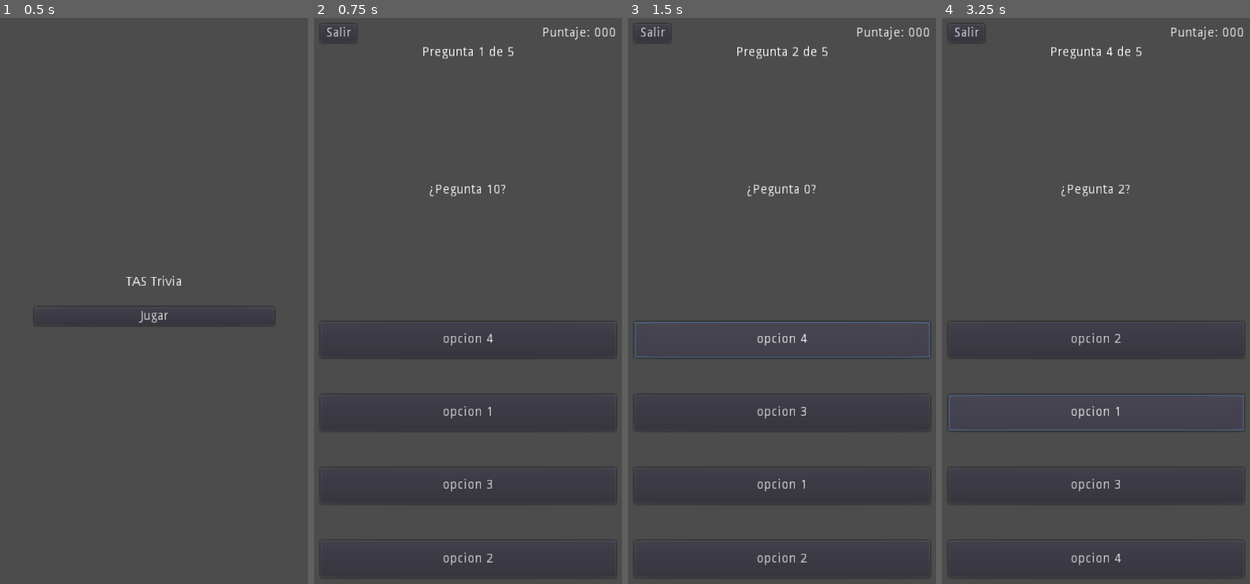
Above: before the commit, frames 1-4 (left to right).
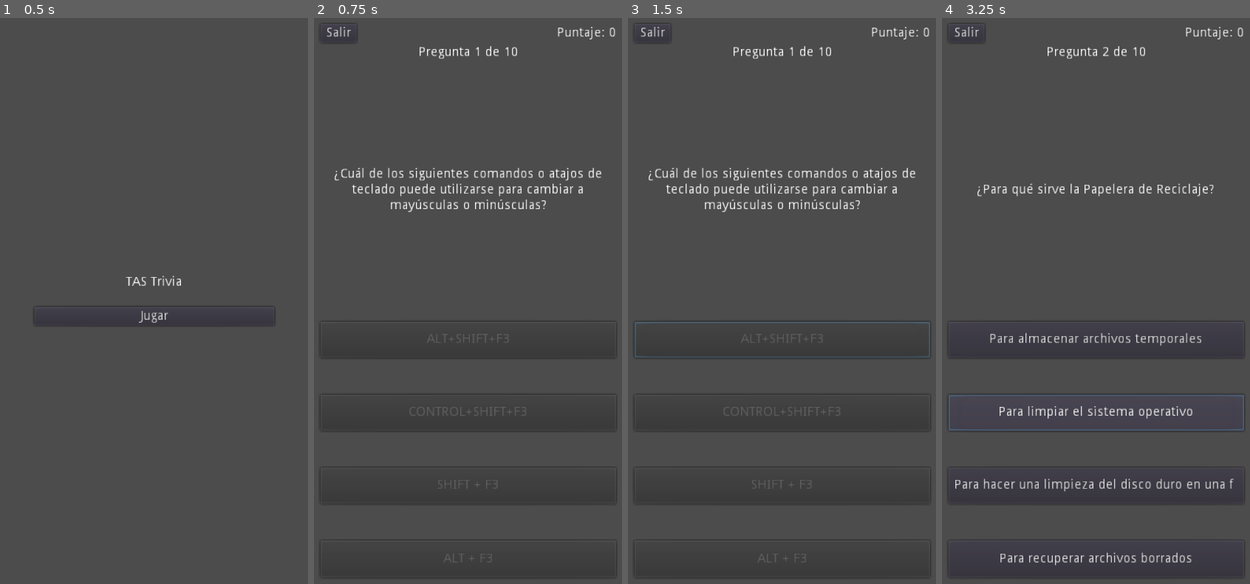
Above: after the commit, the same moments.

Repository: alejandrotolaba/TASTrivia
Game: Godot game, scene res://scenes/MainMenu.tscn
The game is run twice, just before and just after one commit, with the same random seed, the same clock (stepped at 60 frames per second) and the same inputs.
Inputs (mouse positions are in pixels of both pictures, inside the frame that each line leads up to):
- Up to frame 1 (0.5 s): no input
- Up to frame 2 (0.75 s): click "Jugar" at 0.5 s
- Up to frame 3 (1.5 s): click (782, 340) at 1.25 s, where only the run before the commit has a clickable "opcion 4"
- Up to frame 4 (3.25 s): click "opcion 4" (after the commit: "ALT+SHIFT+F3") at 2 s; click (1096, 414) at 2.75 s, where only the run before the commit has a clickable "opcion 2"

Frame 1 is identical in both runs. In frame 2, 2.5% of the frame differs, in the area x 6-96%, y 1-97%; in frame 3, 2.5%; in frame 4, 3.0%, in the area x 4-96%, y 1-97%.

Commit message:
Corregido el rng para preguntas y opciones y agregado un singleton con puntajes

Diff:
--- a/data/preguntas.json
+++ b/data/preguntas.json
@@ -1,62 +1,82 @@
 [
 	{
-		"pregunta": "¿Pegunta 1?",
-		"opciones": ["opcion 1", "opcion 2", "opcion 3", "opcion 4"]
+		"pregunta": "¿Qué significa Wi-Fi?",
+		"opciones": ["Wireless fidelity", "Wiggly fibres", "wireless fings", "windex fiding"]
 	},
 	{
-		"pregunta": "¿Pegunta 2?",
-		"opciones": ["opcion 1", "opcion 2", "opcion 3", "opcion 4"]
+		"pregunta": "¿Para qué sirve la Papelera de Reciclaje?",
+		"opciones": ["Para recuperar archivos borrados", "Para almacenar archivos temporales", "Para limpiar el sistema operativo", "Para hacer una limpieza del disco duro en una fecha programada"]
 	},
 	{
-		"pregunta": "¿Pegunta 3?",
-		"opciones": ["opcion 1", "opcion 2", "opcion 3", "opcion 4"]
+		"pregunta": "¿Qué atajo de teclas usamos para cerrar una ventana en Windows?",
+		"opciones": ["Alt + F4", "Shift + F4", "Crtl + F4", "Ctrl + S"]
 	},
 	{
-		"pregunta": "¿Pegunta 4?",
-		"opciones": ["opcion 1", "opcion 2", "opcion 3", "opcion 4"]
+		"pregunta": "¿Cuál de los siguientes es un periferico de entrada/salida?",
+		"opciones": ["Módem de Internet", "Teclado", "Impresora", "Escáner"]
 	},
 	{
-		"pregunta": "¿Pegunta 5?",
-		"opciones": ["opcion 1", "opcion 2", "opcion 3", "opcion 4"]
+		"pregunta": "¿Cuál de los siguientes es un periférico de entrada?",
+		"opciones": ["Teclado", "Monitor", "Parlante", "Impresora"]
 	},
 	{
-		"pregunta": "¿Pegunta 6?",
-		"opciones": ["opcion 1", "opcion 2", "opcion 3", "opcion 4"]
+		"pregunta": "¿Cuál de los siguientes es un periférico de entrada?",
+		"opciones": ["Mouse", "Monitor", "Parlante", "Impresora"]
 	},
 	{
-		"pregunta": "¿Pegunta 7?",
-		"opciones": ["opcion 1", "opcion 2", "opcion 3", "opcion 4"]
+		"pregunta": "¿Cuál de los siguientes es un periférico de entrada?",
+		"opciones": ["Microfono", "Monitor", "Parlante", "Impresora"]
 	},
 	{
-		"pregunta": "¿Pegunta 8?",
-		"opciones": ["opcion 1", "opcion 2", "opcion 3", "opcion 4"]
+		"pregunta": "¿Cuál de los siguientes es un periférico de salida?",
+		"opciones": ["Monitor", "Teclado", "Mouse", "Joypad"]
 	},
 	{
-		"pregunta": "¿Pegunta 9?",
-		"opciones": ["opcion 1", "opcion 2", "opcion 3", "opcion 4"]
+		"pregunta": "¿Cuál de los siguientes es un periférico de salida?",
+		"opciones": ["Parlante", "Teclado", "Mouse", "Joypad"]
 	},
 	{
-		"pregunta": "¿Pegunta 0?",
-		"opciones": ["opcion 1", "opcion 2", "opcion 3", "opcion 4"]
+		"pregunta": "¿Cuál de los siguientes es un periférico de salida?",
+		"opciones": ["Impresora", "Teclado", "Mouse", "Joypad"]
 	},
 	{
-		"pregunta": "¿Pegunta 10?",
-		"opciones": ["opcion 1", "opcion 2", "opcion 3", "opcion 4"]
+		"pregunta": "¿Qué dispositivo se utiliza para la digitalización de imágenes y texto?",
+		"opciones": ["Escáner", "Joystick.", "Módem.", "Pantallas táctiles"]
 	},
 	{
-		"pregunta": "¿Pegunta 11?",
-		"opciones": ["opcion 1", "opcion 2", "opcion 3", "opcion 4"]
+		"pregunta": "¿Como se llaman los puntos que componen la imagen de una fotografía digital?",
+		"opciones": ["Píxeles", "Puntos de resolución", "Puntos digitales", "Voxeles"]
 	},
 	{
-		"pregunta": "¿Pegunta 12?",
-		"opciones": ["opcion 1", "opcion 2", "opcion 3", "opcion 4"]
+		"pregunta": "¿Qué es Windows?",
+		"opciones": ["Un sistema operativo", "Un editor de Imágenes", "Un utilitario", "Un Disco Rígido"]
 	},
 	{
-		"pregunta": "¿Pegunta 13?",
-		"opciones": ["opcion 1", "opcion 2", "opcion 3", "opcion 4"]
+		"pregunta": "¿Que teclas de acceso rapido usamos para copiar un texto?",
+		"opciones": ["CTRL+C", "CTRL+V", "ALT+C", "SHIFT+V"]
 	},
 	{
-		"pregunta": "¿Pegunta 14?",
-		"opciones": ["opcion 1", "opcion 2", "opcion 3", "opcion 4"]
+		"pregunta": "¿Cuál de los siguientes comandos o atajos de teclado puede utilizarse para cambiar a mayúsculas o minúsculas?",
+		"opciones": ["SHIFT + F3", "CONTROL+SHIFT+F3", "ALT + F3", "ALT+SHIFT+F3"]
+	},
+	{
+		"pregunta": "¿Cuál de estos sistemas operativos nunca vio la luz?",
+		"opciones": ["Windows 9", "10Q4OS 3", "BeOS", "Peppermint"]
+	},
+	{
+		"pregunta": "¿Como se  llama un conjunto de 8 bits?",
+		"opciones": ["byte", "butt", "byttes", "bitys"]
+	},
+	{
+		"pregunta": "¿Como se llama la parte fisica de un ordenador?",
+		"opciones": ["Hardware", "Firmaware", "Software", "Adware"]
+	},
+	{
+		"pregunta": "¿Cuál de los siguientes elementos forma parte del hardware de un computador?",
+		"opciones": ["Teclado", "Programas", "Sistema Operativo", "Archivos"]
+	},
+	{
+		"pregunta": "Si quieres participar en una clase virtual, ¿qué periféricos debes tener conectados a tu computador?",
+		"opciones": ["Microfono-Camara", "Impresora", "Unidad DVD-ROM", "USB"]
 	}
 ]
--- a/data/preguntas_dificultad.json
+++ b/data/preguntas_dificultad.json
@@ -14,16 +14,40 @@
 			"opciones": ["Alt + F4", "Shift + F4", "Crtl + F4", "Ctrl + S"]
 		},
 		{
-			"pregunta": "¿Cuál de los siguientes periféricos es de entrada/salida?",
+			"pregunta": "¿Cuál de los siguientes es un periferico de entrada/salida?",
 			"opciones": ["Módem de Internet", "Teclado", "Impresora", "Escáner"]
 		},
 		{
-			"pregunta": "¿Qué dispositivo se uti liza para la digitalización de imágenes y  texto?",
+			"pregunta": "¿Cuál de los siguientes es un periférico de entrada?",
+			"opciones": ["Teclado", "Monitor", "Parlante", "Impresora"]
+		},
+		{
+			"pregunta": "¿Cuál de los siguientes es un periférico de entrada?",
+			"opciones": ["Mouse", "Monitor", "Parlante", "Impresora"]
+		},
+		{
+			"pregunta": "¿Cuál de los siguientes es un periférico de entrada?",
+			"opciones": ["Microfono", "Monitor", "Parlante", "Impresora"]
+		},
+		{
+			"pregunta": "¿Cuál de los siguientes es un periférico de salida?",
+			"opciones": ["Monitor", "Teclado", "Mouse", "Joypad"]
+		},
+		{
+			"pregunta": "¿Cuál de los siguientes es un periférico de salida?",
+			"opciones": ["Parlante", "Teclado", "Mouse", "Joypad"]
+		},
+		{
+			"pregunta": "¿Cuál de los siguientes es un periférico de salida?",
+			"opciones": ["Impresora", "Teclado", "Mouse", "Joypad"]
+		},
+		{
+			"pregunta": "¿Qué dispositivo se utiliza para la digitalización de imágenes y texto?",
 			"opciones": ["Escáner", "Joystick.", "Módem.", "Pantallas táctiles"]
 		},
 		{
 			"pregunta": "¿Como se llaman los puntos que componen la imagen de una fotografía digital?",
-			"opciones": ["Píxeles", "Puntos de resolución", "Puntos digitales", "puntos de color"]
+			"opciones": ["Píxeles", "Puntos de resolución", "Puntos digitales", "Voxeles"]
 		},
 		{
 			"pregunta": "¿Qué es Windows?",
@@ -47,29 +71,29 @@
 		},
 		{
 			"pregunta": "¿Como se llama la parte fisica de un ordenador?",
-			"opciones": ["hardware", "flimaware", "software", "adware"]
+			"opciones": ["Hardware", "Firmaware", "Software", "Adware"]
 		},
 		{
 			"pregunta": "¿Cuál de los siguientes elementos forma parte del hardware de un computador?",
-			"opciones": ["teclado", "programas", "Sistema operativo", "archivos"]
+			"opciones": ["Teclado", "Programas", "Sistema Operativo", "Archivos"]
 		},
 		{
 			"pregunta": "Si quieres participar en una clase virtual, ¿qué periféricos debes tener conectados a tu computador?",
-			"opciones": ["microfono-camara", "impresora", "Unidad DVD-ROM", "USB"]
+			"opciones": ["Microfono-Camara", "Impresora", "Unidad DVD-ROM", "USB"]
 		}
 	],
 	"MEDIO":
 	[
 		{
 			"pregunta": "¿Qué herramienta de Windows es ideal para transferir tus archivos a otro equipo?",
-			"opciones": ["windows easy transfer", "windows  defender", "centro de ayuda", "Restaurar a un punto anterior"]
+			"opciones": ["Windows Easy Transfer", "Windows Defender", "Centro de Ayuda", "Restaurar a un punto anterior"]
 		},
 		{
 			"pregunta": "¿Qué es el Spam?",
 			"opciones": ["Es el envío de correo no solicitado", "Es un programa espía", "Es una marca de ordenador", "Es un virus informático"]
 		},
 		{
-			"pregunta": "¿Qué caracteristica básica diferencia al CD del DVD?",
+			"pregunta": "¿Qué característica básica diferencia al CD del DVD?",
 			"opciones": ["Capacidad", "Tamaño", "Velocidad", "Uno es para video y otro para música"]
 		},
 		{
@@ -101,29 +125,17 @@
 			"opciones": ["CMOS", "RAM", "BIOS", "CACHE"]
 		},
 		{
-			"pregunta": "¿Qué sustancia se coloca en la parte externa del procesador para evitar que se sobrecaliente durante su funcionamiento?",
+			"pregunta": "¿Que sustancia se aplica sobre un procesador para facilitar la transmisión térmica con el cooler?",
 			"opciones": ["Pasta térmica", "Soluto de yodo", "Nitrógeno líquido", "Silicon liquido"]
 		},
 		{
-			"pregunta": "¿Y qué significa Mhz?",
+			"pregunta": "¿Qué significa Mhz?",
 			"opciones": ["Megahercios", "Microhercios", "Millihercios", "Macrohercios"]
 		},
 		{
-			"pregunta": "¿En que año se anuncio la primera unidad de disco duro de 1 GB?",
-			"opciones": ["1999", "1977", "1980", "1985"]
+			"pregunta": "¿Cuál fue el primer navegador de la historia?",
+			"opciones": ["World Wide Web", "Netscape Navigator", "Internet Explorer", "Firefox"]
 		},
-		{
-			"pregunta": "¿Cuál de estos elementos es responsable de la administración y coordinación de actividades y la división de recursos del ordenador?",
-			"opciones": ["Sistema operativo", "RAM", "Placa base", "El microprocesador"]
-		},
-		{
-			"pregunta": "¿A quién le debemos el diseño del primer ratón para ordenador?",
-			"opciones": ["Douglas Engelbart", "Charles Babbage", "Konrad Zus", "evan andriw"]
-		},
-		{
-			"pregunta": "¿¿Cuál fue el primer navegador de la historia??",
-			"opciones": ["World Wide Web", "Netscape Navigator", "Internet Explorer", "firefox"]
-		}
 	],
 	"DIFICIL":
 	[
@@ -135,5 +147,25 @@
 			"pregunta": "¿Como se llama el medio de codificación de texto en el que cada símbolo está representado por 16 bits?",
 			"opciones": ["UNICODE", "ASCII", "LZW", "STCOD"]
 		},
+		{
+			"pregunta": "¿A quién le debemos el diseño del primer ratón para ordenador?",
+			"opciones": ["Douglas Engelbart", "Charles Babbage", "Konrad Zus", "evan andriw"]
+		},
+		{
+			"pregunta": "¿Cuál de estos elementos es responsable de la administración y coordinación de actividades y la división de recursos del ordenador?",
+			"opciones": ["Sistema operativo", "RAM", "Placa base", "El microprocesador"]
+		},
+		{
+			"pregunta": "¿En que año se anuncio la primera unidad de disco duro de 1 GB?",
+			"opciones": ["1999", "1977", "1980", "1985"]
+		},
+	],
+	"DESCARTADOS":
+	[
+		{
+			"pregunta": "¿Qué sustancia se coloca en la parte externa del procesador para evitar que se sobrecaliente durante su funcionamiento?",
+			"opciones": ["Pasta térmica", "Soluto de yodo", "Nitrógeno líquido", "Silicon liquido"]
+		},
 	]
+
 }
--- /dev/null
+++ b/data/preguntas_test.json
@@ -0,0 +1,62 @@
+[
+	{
+		"pregunta": "¿Pegunta 1?",
+		"opciones": ["opcion 1", "opcion 2", "opcion 3", "opcion 4"]
+	},
+	{
+		"pregunta": "¿Pegunta 2?",
+		"opciones": ["opcion 1", "opcion 2", "opcion 3", "opcion 4"]
+	},
+	{
+		"pregunta": "¿Pegunta 3?",
+		"opciones": ["opcion 1", "opcion 2", "opcion 3", "opcion 4"]
+	},
+	{
+		"pregunta": "¿Pegunta 4?",
+		"opciones": ["opcion 1", "opcion 2", "opcion 3", "opcion 4"]
+	},
+	{
+		"pregunta": "¿Pegunta 5?",
+		"opciones": ["opcion 1", "opcion 2", "opcion 3", "opcion 4"]
+	},
+	{
+		"pregunta": "¿Pegunta 6?",
+		"opciones": ["opcion 1", "opcion 2", "opcion 3", "opcion 4"]
+	},
+	{
+		"pregunta": "¿Pegunta 7?",
+		"opciones": ["opcion 1", "opcion 2", "opcion 3", "opcion 4"]
+	},
+	{
+		"pregunta": "¿Pegunta 8?",
+		"opciones": ["opcion 1", "opcion 2", "opcion 3", "opcion 4"]
+	},
+	{
+		"pregunta": "¿Pegunta 9?",
+		"opciones": ["opcion 1", "opcion 2", "opcion 3", "opcion 4"]
+	},
+	{
+		"pregunta": "¿Pegunta 0?",
+		"opciones": ["opcion 1", "opcion 2", "opcion 3", "opcion 4"]
+	},
+	{
+		"pregunta": "¿Pegunta 10?",
+		"opciones": ["opcion 1", "opcion 2", "opcion 3", "opcion 4"]
+	},
+	{
+		"pregunta": "¿Pegunta 11?",
+		"opciones": ["opcion 1", "opcion 2", "opcion 3", "opcion 4"]
+	},
+	{
+		"pregunta": "¿Pegunta 12?",
+		"opciones": ["opcion 1", "opcion 2", "opcion 3", "opcion 4"]
+	},
+	{
+		"pregunta": "¿Pegunta 13?",
+		"opciones": ["opcion 1", "opcion 2", "opcion 3", "opcion 4"]
+	},
+	{
+		"pregunta": "¿Pegunta 14?",
+		"opciones": ["opcion 1", "opcion 2", "opcion 3", "opcion 4"]
+	}
+]
--- a/project.godot
+++ b/project.godot
@@ -14,6 +14,10 @@
 config/description="Juego de preguntas sobre TAS y computación en general."
 run/main_scene="res://scenes/MainMenu.tscn"
 config/icon="res://icon.png"
+
+[autoload]
+
+Manejador="*res://scripts/manejador.gd"
 
 [display]
 
--- /dev/null
+++ b/scenes/FinJuego.gd
@@ -0,0 +1,10 @@
+extends Control
+
+
+func _ready():
+	$VBoxContainer/Puntaje.text = str(Manejador.last_score)
+
+
+func _on_Button_pressed():
+# warning-ignore:return_value_discarded
+	get_tree().change_scene("res://scenes/MainMenu.tscn")
--- a/scenes/FinJuego.tscn
+++ b/scenes/FinJuego.tscn
@@ -1,16 +1,24 @@
-[gd_scene format=2]
+[gd_scene load_steps=2 format=2]
+
+[ext_resource path="res://scenes/FinJuego.gd" type="Script" id=1]
 
 [node name="Control" type="Control"]
 anchor_right = 1.0
 anchor_bottom = 1.0
+script = ExtResource( 1 )
 
 [node name="VBoxContainer" type="VBoxContainer" parent="."]
 anchor_right = 1.0
 anchor_bottom = 1.0
+margin_left = 50.0
+margin_top = 50.0
+margin_right = -50.0
+margin_bottom = -50.0
+custom_constants/separation = 20
 
 [node name="Leyenda" type="Label" parent="VBoxContainer"]
-margin_right = 360.0
-margin_bottom = 318.0
+margin_right = 260.0
+margin_bottom = 240.0
 size_flags_horizontal = 3
 size_flags_vertical = 3
 text = "Fin del juego
@@ -19,10 +27,18 @@
 valign = 2
 
 [node name="Puntaje" type="Label" parent="VBoxContainer"]
-margin_top = 322.0
-margin_right = 360.0
-margin_bottom = 640.0
+margin_top = 260.0
+margin_right = 260.0
+margin_bottom = 500.0
 size_flags_horizontal = 3
 size_flags_vertical = 3
 text = "000"
 align = 1
+
+[node name="Button" type="Button" parent="VBoxContainer"]
+margin_top = 520.0
+margin_right = 260.0
+margin_bottom = 540.0
+text = "Aceptar"
+
+[connection signal="pressed" from="VBoxContainer/Button" to="." method="_on_Button_pressed"]
--- a/scenes/Game.tscn
+++ b/scenes/Game.tscn
@@ -68,6 +68,7 @@
 margin_bottom = 39.0
 size_flags_horizontal = 3
 size_flags_vertical = 3
+clip_text = true
 
 [node name="Op2" type="Button" parent="VBoxContainer/Opciones"]
 margin_top = 79.0
@@ -75,6 +76,7 @@
 margin_bottom = 118.0
 size_flags_horizontal = 3
 size_flags_vertical = 3
+clip_text = true
 
 [node name="Op3" type="Button" parent="VBoxContainer/Opciones"]
 margin_top = 158.0
@@ -82,6 +84,7 @@
 margin_bottom = 197.0
 size_flags_horizontal = 3
 size_flags_vertical = 3
+clip_text = true
 
 [node name="Op4" type="Button" parent="VBoxContainer/Opciones"]
 margin_top = 237.0
@@ -89,9 +92,14 @@
 margin_bottom = 277.0
 size_flags_horizontal = 3
 size_flags_vertical = 3
+clip_text = true
+
+[node name="Sleeper" type="Timer" parent="."]
+one_shot = true
 
 [connection signal="pressed" from="VBoxContainer/TopContainer/BVolver" to="." method="_on_BVolver_pressed"]
 [connection signal="pressed" from="VBoxContainer/Opciones/Op1" to="." method="_on_Option_pressed" binds= [ 0 ]]
 [connection signal="pressed" from="VBoxContainer/Opciones/Op2" to="." method="_on_Option_pressed" binds= [ 1 ]]
 [connection signal="pressed" from="VBoxContainer/Opciones/Op3" to="." method="_on_Option_pressed" binds= [ 2 ]]
 [connection signal="pressed" from="VBoxContainer/Opciones/Op4" to="." method="_on_Option_pressed" binds= [ 3 ]]
+[connection signal="timeout" from="Sleeper" to="." method="_on_Sleeper_timeout"]
--- a/scripts/Game.gd
+++ b/scripts/Game.gd
@@ -4,9 +4,8 @@
 var archivo_preguntas = "res://data/preguntas.json"
 var preguntas = []
 var preguntas_hechas = []
-var total_preguntas = 5
+var total_preguntas = 10
 var pregunta_actual = -1
-var puntaje = 0
 
 var rng = RandomNumberGenerator.new()
 
@@ -30,42 +29,57 @@
 
 
 func mostrar_pregunta():
+	# Deshabilitar botones de opciones
+	$VBoxContainer/Opciones/Op1.disabled = true
+	$VBoxContainer/Opciones/Op2.disabled = true
+	$VBoxContainer/Opciones/Op3.disabled = true
+	$VBoxContainer/Opciones/Op4.disabled = true
+
+	# Sortear pregunta
 	while true:
-		pregunta_actual = randi() % len(preguntas)
+		pregunta_actual = rng.randi() % len(preguntas)
+
+		# Solo elegir preguntas no realizadas anteriormente
 		if not (pregunta_actual in preguntas_hechas):
 			break
 
+	# Mostrar la pregunta en el label correspondiente
 	$VBoxContainer/Pregunta.text = preguntas[pregunta_actual]["pregunta"]
 
-	# Aleatorizar las opciones de respuesta
+	# Mostrar las opciones de respuesta en orden aleatorio
 	var orden_opciones = []
 	var aux = -1
 
-	for i in range(4):
+	for _i in range(4):
 		var b = true
 		while b:
 			if not(aux in orden_opciones) and (aux > -1):
 				orden_opciones.append(aux)
 				b = false
-			aux = randi() % 4
+			aux = rng.randi() % 4
 
-	print("Opciones")
-	print(orden_opciones)
-
+	# Cambiar el texto de botones por las opciones de respuesta
 	$VBoxContainer/Opciones/Op1.text = preguntas[pregunta_actual]["opciones"][orden_opciones[0]]
 	$VBoxContainer/Opciones/Op2.text = preguntas[pregunta_actual]["opciones"][orden_opciones[1]]
 	$VBoxContainer/Opciones/Op3.text = preguntas[pregunta_actual]["opciones"][orden_opciones[2]]
 	$VBoxContainer/Opciones/Op4.text = preguntas[pregunta_actual]["opciones"][orden_opciones[3]]
 
+	# Agregar pregunta actual a la lista de preguntas hechas
 	preguntas_hechas.append(pregunta_actual)
 
-	print(preguntas_hechas)
+	# Actualizar el contador de preguntas realizadas
 	$VBoxContainer/NumPregunta.text = "Pregunta " + str(len(preguntas_hechas)) + " de " + str(total_preguntas)
+
+	# Iniciar el temporizador para habilitar los botones de opciones
+	$Sleeper.start()
 
 
 # Called when the node enters the scene tree for the first time.
 func _ready():
 	rng.randomize()
+
+	Manejador.last_score = 0
+	actualizar_puntaje()
 	preguntas = cargar_preguntas()
 
 	if preguntas == []:
@@ -93,23 +107,35 @@
 	elif option == 3:
 		respuesta = $VBoxContainer/Opciones/Op4.text
 
-	print(respuesta)
-
-	# la respuesta correcta siempre es la primera de la lista
+	# la respuesta correcta siempre es la primera de la lista en el archivo
+	var sumapuntos = 0
 	if preguntas[pregunta_actual]["opciones"][0] == respuesta:
-		actualizar_puntaje(10)
 		print("Correcto")
+		sumapuntos = 100 / total_preguntas
 	else:
 		print("Incorrecto")
 
+	actualizar_puntaje(sumapuntos)
+
 	if len(preguntas_hechas) == total_preguntas:
 		print("Fin del juego")
-		_on_BVolver_pressed()
-		return
+# warning-ignore:return_value_discarded
+		get_tree().change_scene("res://scenes/FinJuego.tscn")
+
 
 	mostrar_pregunta()
 
 
-func actualizar_puntaje(puntos):
-	puntaje += puntos
-	$VBoxContainer/TopContainer/Puntaje.text = "Puntaje: " + str(puntaje)
+func actualizar_puntaje(puntos=0):
+	Manejador.last_score += puntos
+	if Manejador.high_score < Manejador.high_score:
+		Manejador.high_score = Manejador.high_score
+
+	$VBoxContainer/TopContainer/Puntaje.text = "Puntaje: " + str(Manejador.last_score)
+
+
+func _on_Sleeper_timeout():
+	$VBoxContainer/Opciones/Op1.disabled = false
+	$VBoxContainer/Opciones/Op2.disabled = false
+	$VBoxContainer/Opciones/Op3.disabled = false
+	$VBoxContainer/Opciones/Op4.disabled = false
--- /dev/null
+++ b/scripts/manejador.gd
@@ -0,0 +1,9 @@
+extends Node
+
+
+var last_score = 0
+var high_score = 0
+
+
+func _ready():
+	pass
